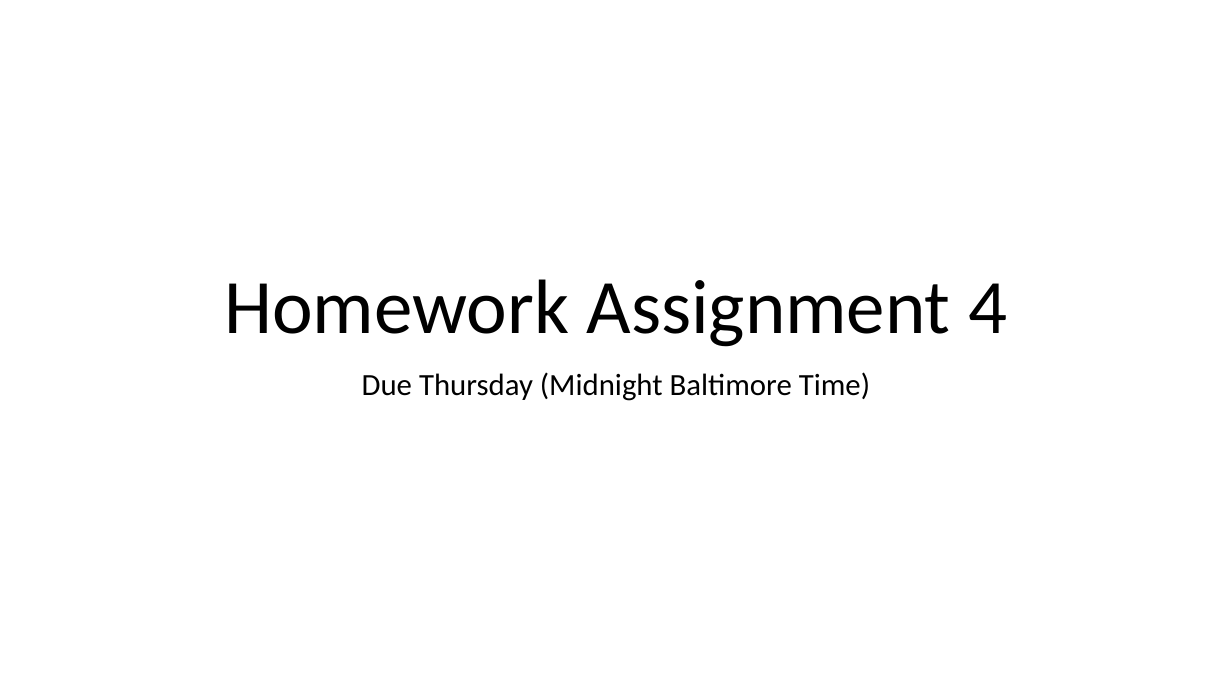
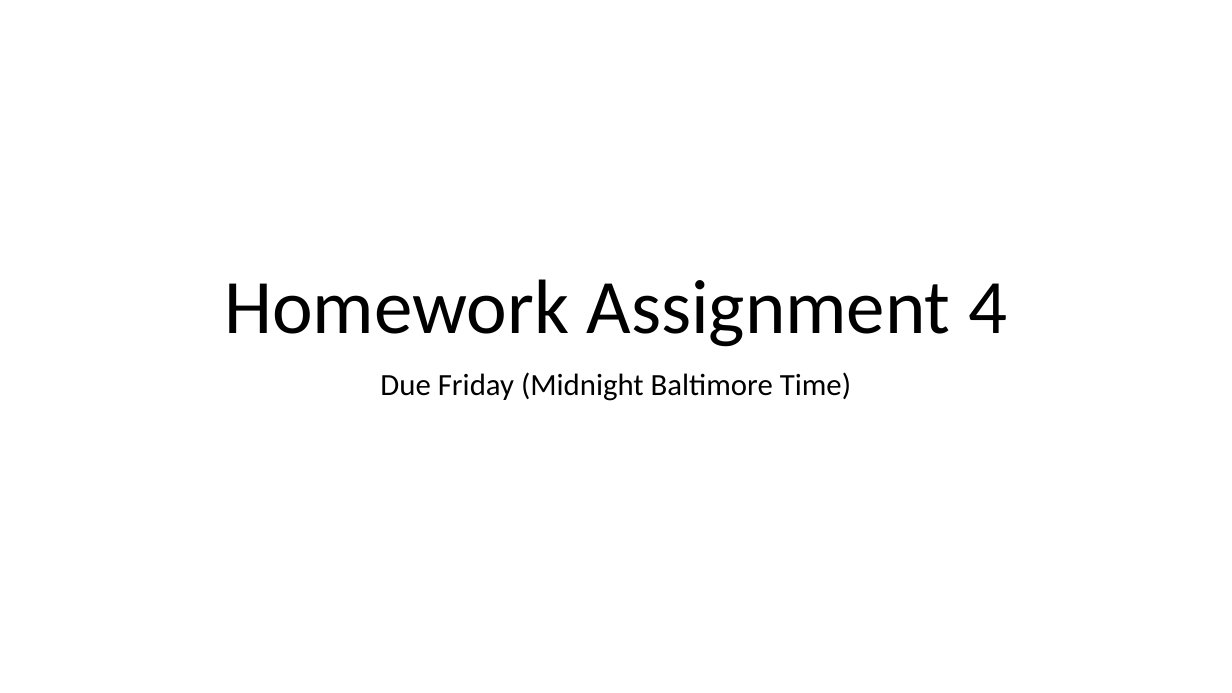
Before and after one commit to JEFworks-Lab/genomic-data-visualization-2023, a slide deck: slide 1 of resources/hw/genomic-data-visualization-HW_4.pptx. Drawn at 1232x693 pixels with LibreOffice and Linux fonts; fonts in the diff are those of the drawing. Boxes give left, top, right and bottom in pixels: in the first picture for what was removed or moved away, otherwise in the second. Text is boxed around its words. In the diff, an @@ line names an element or a change of style, - is before the commit and + after.

```diff
--- a/resources/hw/genomic-data-visualization-HW_4.pptx
+++ b/resources/hw/genomic-data-visualization-HW_4.pptx
@@ subtitle at bbox=[380, 372, 851, 401]: text changed @@
-Due Thursday (Midnight Baltimore Time)
+Due Friday (Midnight Baltimore Time)
```
Also in this commit, not shown: 1 other slide changed, 11 other files.
